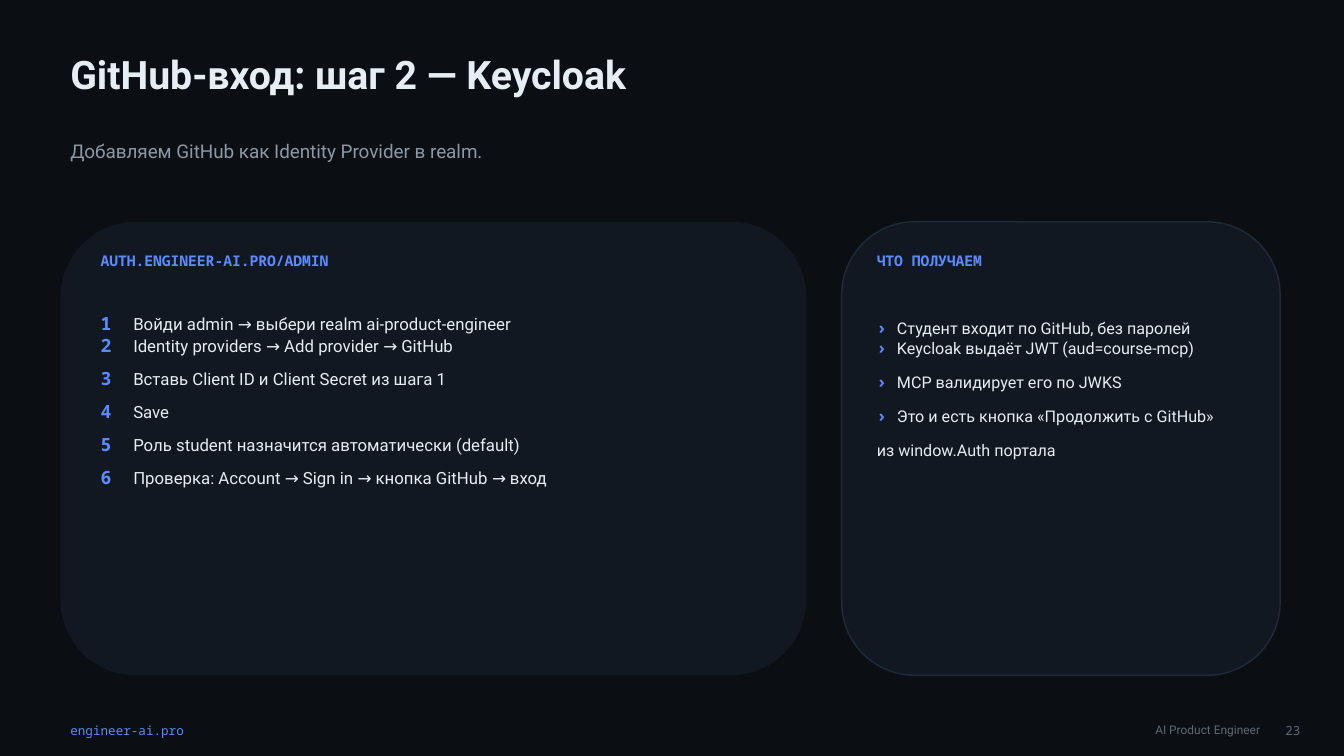
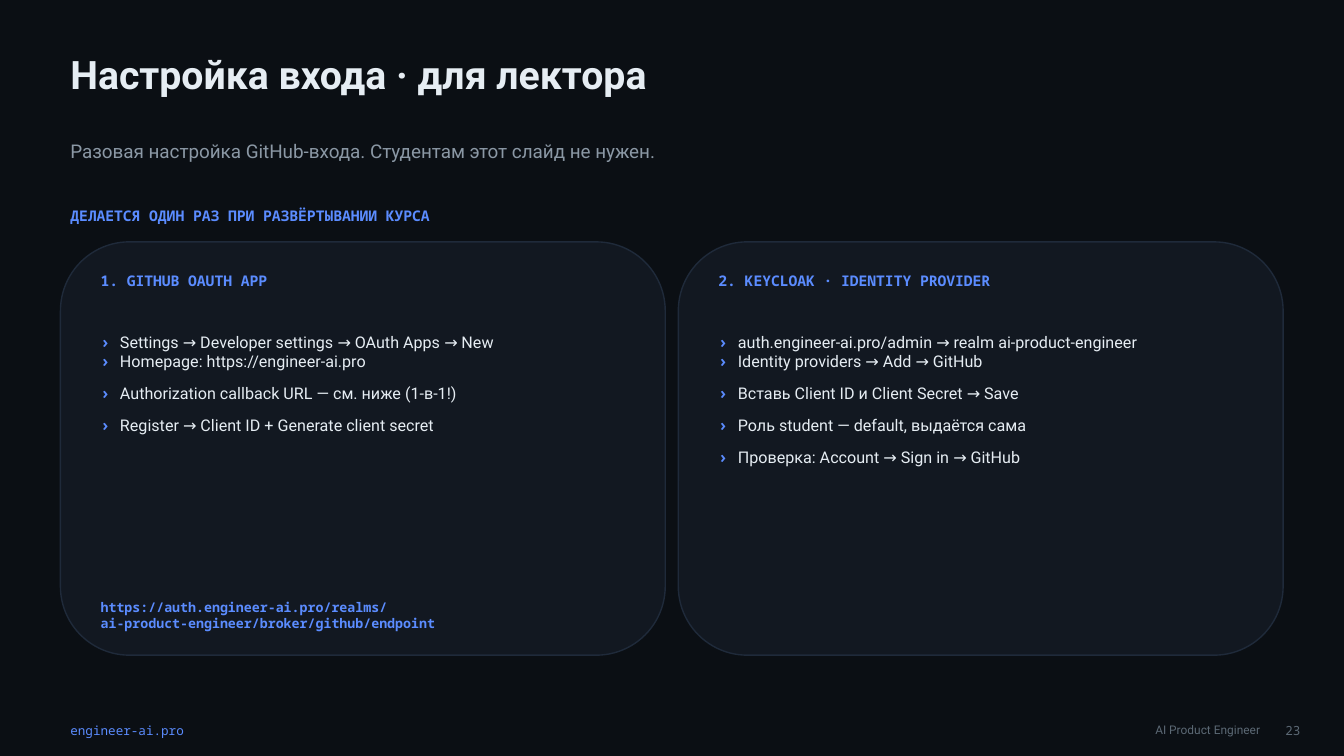
Before and after one commit to mkhlsokolenko-ai/ai-product-engineer, a slide deck: slide 23 of docs/lecture-1/Лекция-1-Вводная.pptx. Drawn at 1344x756 pixels with LibreOffice and Linux fonts; fonts in the diff are those of the drawing. Boxes give left, top, right and bottom in pixels: in the first picture for what was removed or moved away, otherwise in the second. Text is boxed around its words. In the diff, an @@ line names an element or a change of style, - is before the commit and + after.

Commit message:
Слайды: вход через GitHub переписан под студента; настройка OAuth App/Keycloak вынесена в отдельный слайд для лектора; обновлён pptx в docs

```diff
--- a/docs/lecture-1/Лекция-1-Вводная.pptx
+++ b/docs/lecture-1/Лекция-1-Вводная.pptx
@@ text at box(70, 60, 646, 97): text changed @@
-GitHub-вход: шаг 2 — Keycloak
+Настройка входа · для лектора
@@ text at box(70, 144, 655, 162): text changed @@
-Добавляем GitHub как Identity Provider в realm.
+Разовая настройка GitHub-входа. Студентам этот слайд не нужен.
@@ text added at box(70, 208, 430, 224), 10.5 pt, text #5B8CFF, bold @@
+ДЕЛАЕТСЯ ОДИН РАЗ ПРИ РАЗВЁРТЫВАНИИ КУРСА
@@ rounded rectangle: place and size @@
-rounded rectangle at box(60, 222, 807, 676)
+rounded rectangle at box(60, 242, 665, 655)
@@ rounded rectangle at box(60, 242, 665, 655): outline none to #1F2A3A 1 pt @@
@@ text removed at box(101, 255, 329, 266) @@
-AUTH.ENGINEER-AI.PRO/ADMIN
@@ rounded rectangle: place and size @@
-rounded rectangle at box(842, 222, 1280, 676)
+rounded rectangle at box(679, 242, 1284, 655)
@@ text removed at box(877, 255, 982, 266) @@
-ЧТО ПОЛУЧАЕМ
@@ text added at box(101, 275, 267, 286), 10.5 pt, text #5B8CFF, bold @@
+1. GITHUB OAUTH APP
@@ text added at box(718, 275, 990, 286), 10.5 pt, text #5B8CFF, bold @@
+2. KEYCLOAK · IDENTITY PROVIDER
@@ text removed at box(877, 321, 1214, 460) @@
-› Студент входит по GitHub, без паролей
-› Keycloak выдаёт JWT (aud=course-mcp)
-› MCP валидирует его по JWKS
-› Это и есть кнопка «Продолжить с GitHub»
-из window.Auth портала
@@ text added at box(120, 336, 493, 435), 11.5 pt, text #E6EDF3 @@
+› Settings → Developer settings → OAuth Apps → New
+› Homepage: https://engineer-ai.pro
+› Authorization callback URL — см. ниже (1-в-1!)
+› Register → Client ID + Generate client secret
@@ text at box(738, 336, 1137, 467): text changed; size 12 to 11.5 pt @@
-1 Войди admin → выбери realm ai-product-engineer
-2 Identity providers → Add provider → GitHub
-3 Вставь Client ID и Client Secret из шага 1
-4 Save
-5 Роль student назначится автоматически (default)
-6 Проверка: Account → Sign in → кнопка GitHub → вход
+› auth.engineer-ai.pro/admin → realm ai-product-engineer
+› Identity providers → Add → GitHub
+› Вставь Client ID и Client Secret → Save
+› Роль student — default, выдаётся сама
+› Проверка: Account → Sign in → GitHub
@@ text added at box(101, 601, 435, 632), 9.5 pt, text #5B8CFF, bold @@
+https://auth.engineer-ai.pro/realms/
+ai-product-engineer/broker/github/endpoint
```
Also in this commit, not shown: 1 other slide changed.
